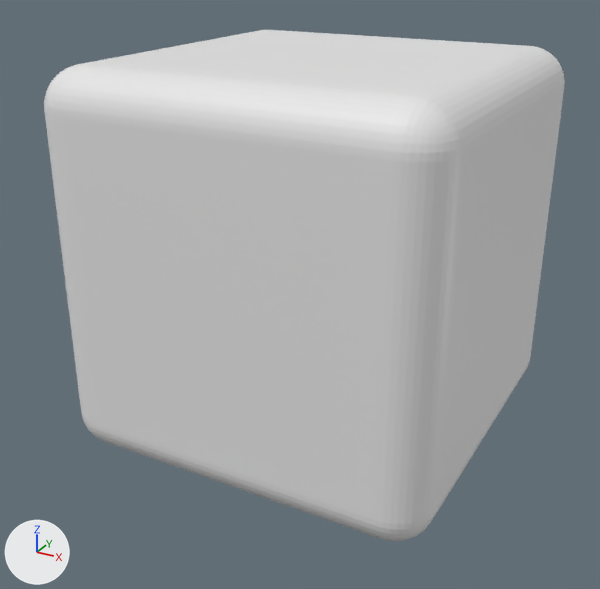
An edit to the Blender file blender/models.blend, drawn before and after from the same camera.
Before and after are seen from a 50 mm camera at (0.961, -1.863, 0.779) aimed at (-0.024, -0.072, -0.117). Every picture has the same lights, and +X, +Y and +Z are marked at lower left.

Before the edit, the objects in view are built like this:
```python
me_cube_002 = bpy.data.meshes.new('Cube.002')
me_cube_002.from_pydata(...)  # a box spanning x -0.5..0.5, y -0.5..0.5, z -0.5..0.5
ob_cube = bpy.data.objects.new('Cube', me_cube_002)
ob_cube.location = (0.0, 0.0, 0.0)
_m = ob_cube.modifiers.new('Bevel', 'BEVEL')
_m.segments = 10
```
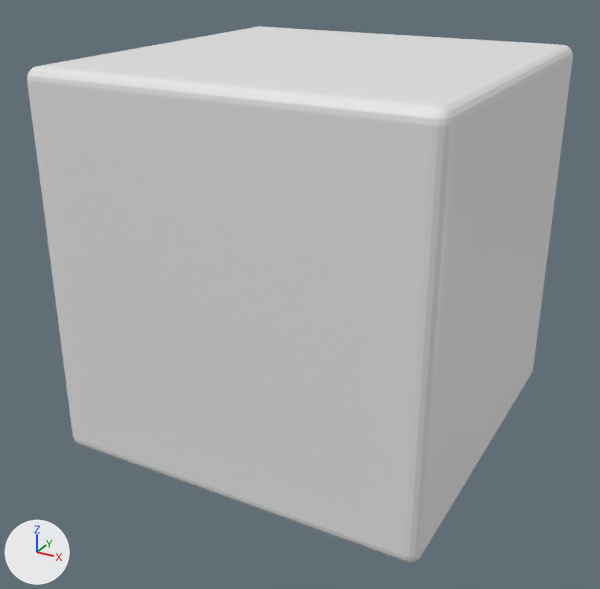
Scene script edits in JSON lines:
```json
{"block": "ob_cube", "where": "_m = ob_cube.modifiers.new('Bevel', 'BEVEL')"}
{"op": "add", "block": "ob_cube", "code": "_m.width = 0.03"}
{"op": "add", "block": "ob_cube", "code": "_m.width_pct = 0.03"}
{"op": "set", "path": "_m.segments", "old": "10", "new": "4"}
```

Location of each change, (x1, y1, x2, y2) in pixels of the pictures (600 x 589 px):
```json
{"object": "Cube", "change": "modifiers changed", "before": [44, 30, 565, 541], "after": [27, 26, 573, 562]}
```
